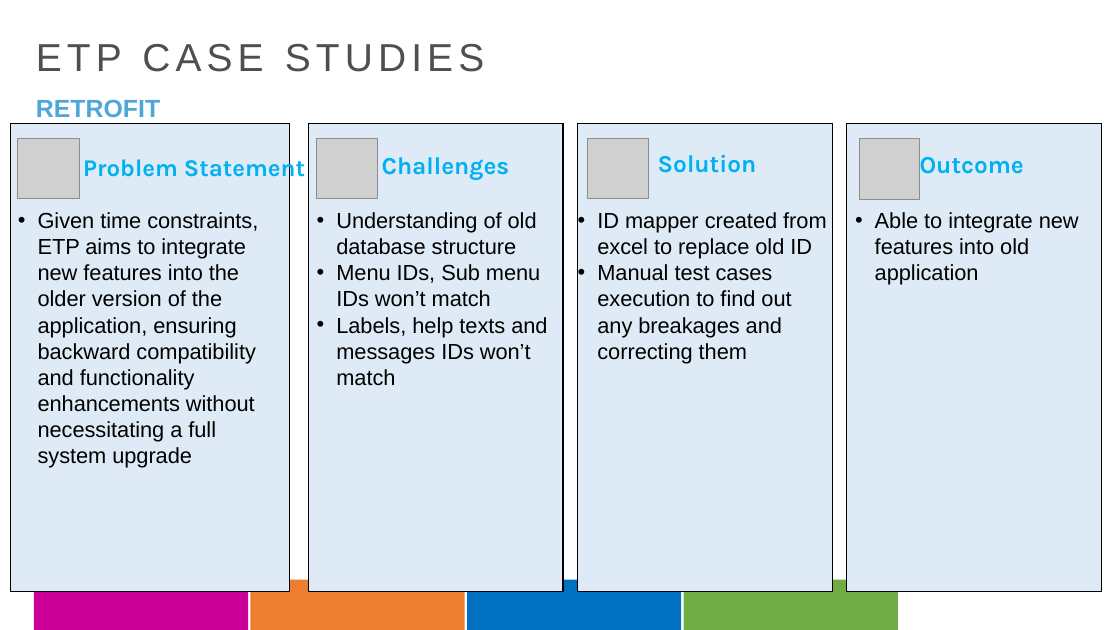
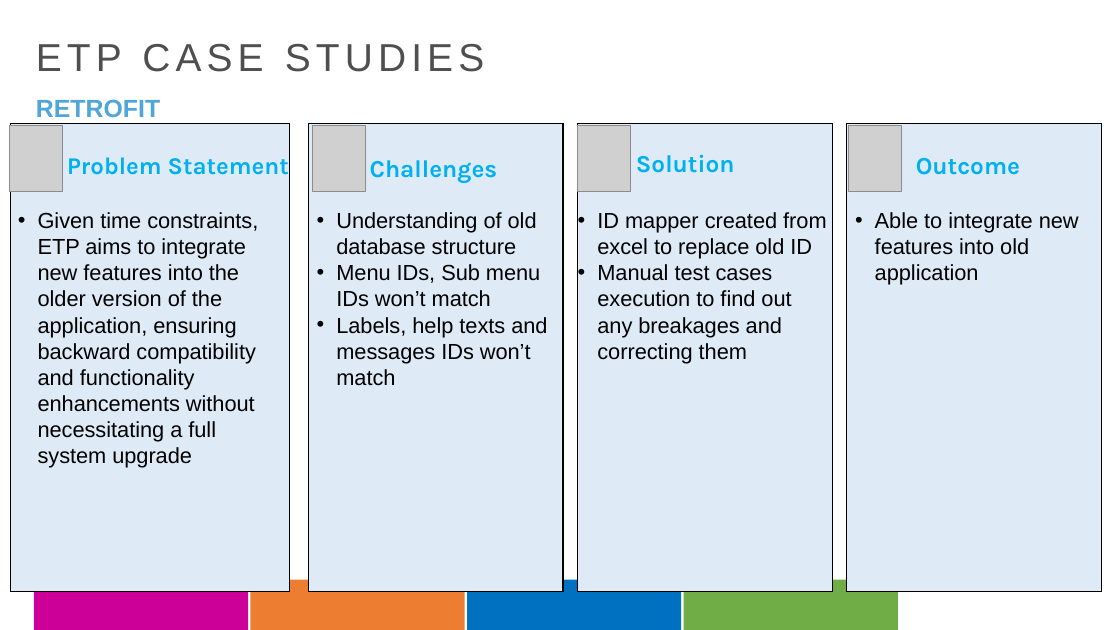
Before and after one commit to lksmangai/DeepLearning, a slide deck: slide 24 of CaseStudies29Feb2024.pptx. Drawn at 1120x630 pixels with LibreOffice and Linux fonts; fonts in the diff are those of the drawing; grey boxes stand for pictures; background and template pictures are left out. Boxes give left, top, right and bottom in pixels: in the first picture for what was removed or moved away, otherwise in the second. Text is boxed around its words. In the diff, an @@ line names an element or a change of style, - is before the commit and + after.

```diff
--- a/CaseStudies29Feb2024.pptx
+++ b/CaseStudies29Feb2024.pptx
@@ picture resized from (x1=18, y1=138, x2=79, y2=198) to (x1=10, y1=125, x2=63, y2=192) @@
@@ picture resized from (x1=317, y1=138, x2=377, y2=198) to (x1=313, y1=125, x2=365, y2=192) @@
@@ picture added at (x1=578, y1=125, x2=631, y2=192) @@
@@ picture removed at (x1=587, y1=138, x2=648, y2=198) @@
@@ text "Solution" moved from (x1=658, y1=154, x2=757, y2=173) to (x1=636, y1=154, x2=735, y2=173) @@
@@ picture added at (x1=849, y1=125, x2=902, y2=192) @@
@@ picture removed at (x1=860, y1=139, x2=920, y2=199) @@
@@ text "Problem Statement" rewrapped from (x1=83, y1=155, x2=305, y2=182) to (x1=67, y1=157, x2=289, y2=175) @@
@@ text "Challenges" moved from (x1=382, y1=157, x2=510, y2=180) to (x1=370, y1=160, x2=498, y2=183) @@
@@ text "Outcome" moved from (x1=920, y1=157, x2=1024, y2=174) to (x1=916, y1=158, x2=1020, y2=175) @@
```
Also in this commit, not shown: 12 other slides changed, 8 other files.
